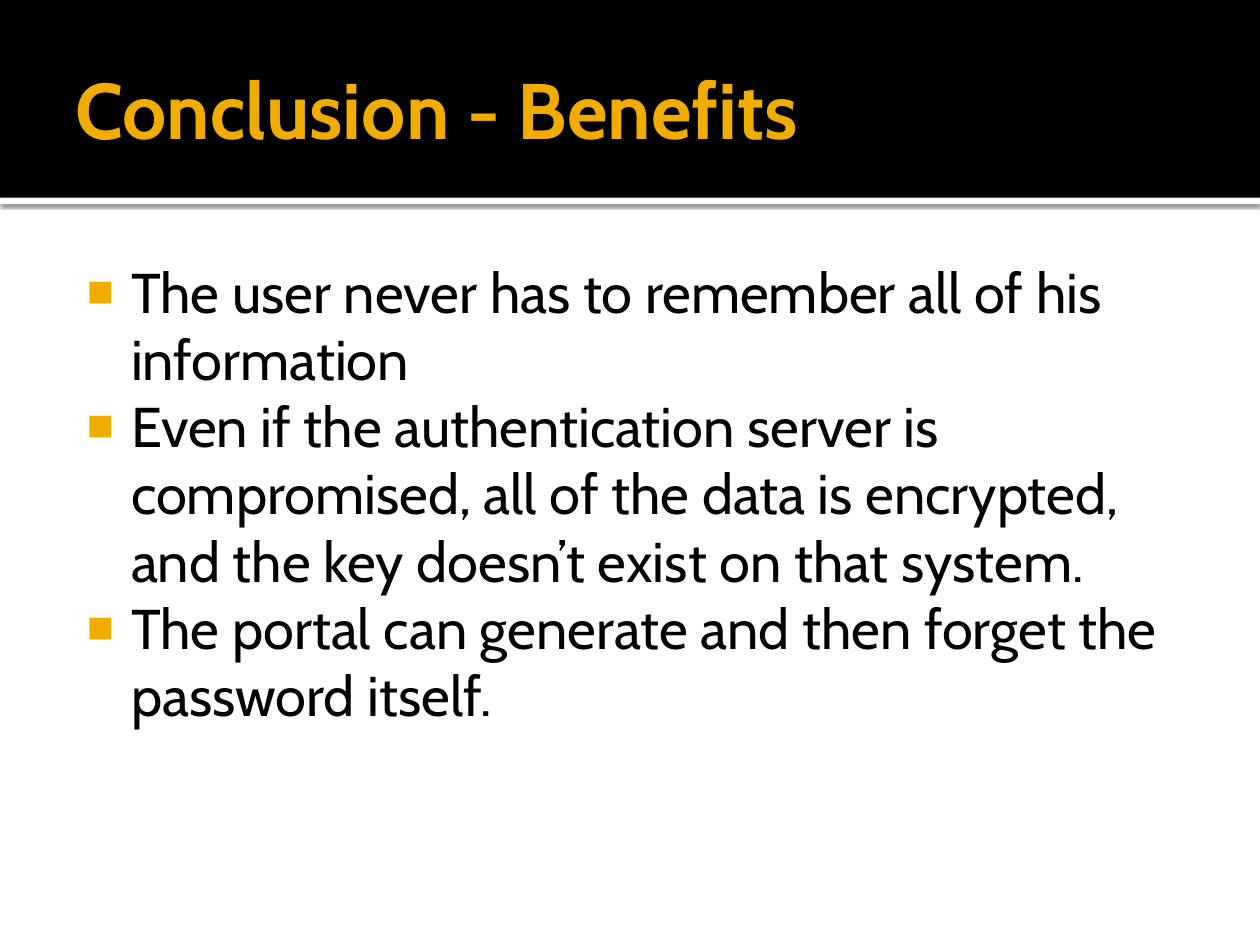
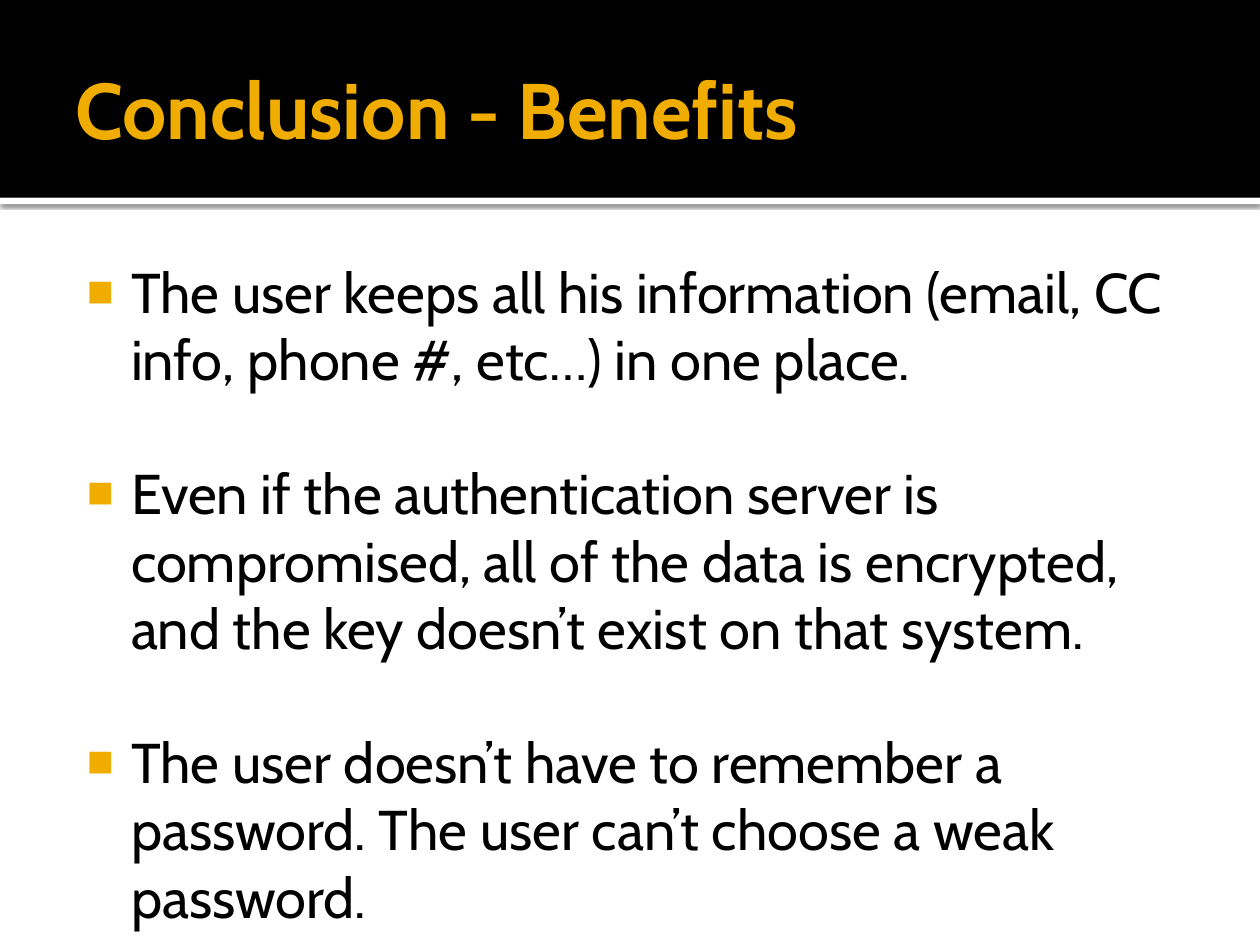
Before and after one commit to jrobe/cs5490, a slide deck: slide 10 of presentation/Third Party Encrypted Storage.pptx (slide 8 before the commit). Drawn at 1260x945 pixels with LibreOffice and Linux fonts; fonts in the diff are those of the drawing. Boxes give left, top, right and bottom in pixels: in the first picture for what was removed or moved away, otherwise in the second. Text is boxed around its words. In the diff, an @@ line names an element or a change of style, - is before the commit and + after.

```diff
--- a/presentation/Third Party Encrypted Storage.pptx
+++ b/presentation/Third Party Encrypted Storage.pptx
@@ text at bbox=[131, 271, 1162, 392]: text changed @@
-■ The user never has to remember all of his information
+■ The user keeps all his information (email, CC info, phone #, etc…) in one place.
@@ text at bbox=[131, 741, 1054, 863]: text changed @@
-■ The portal can generate and then forget the password itself.
+■ The user doesn’t have to remember a password. The user can’t choose a weak password.
```
Also in this commit, not shown: 7 other slides changed, 4 slides added, 1 other file.
